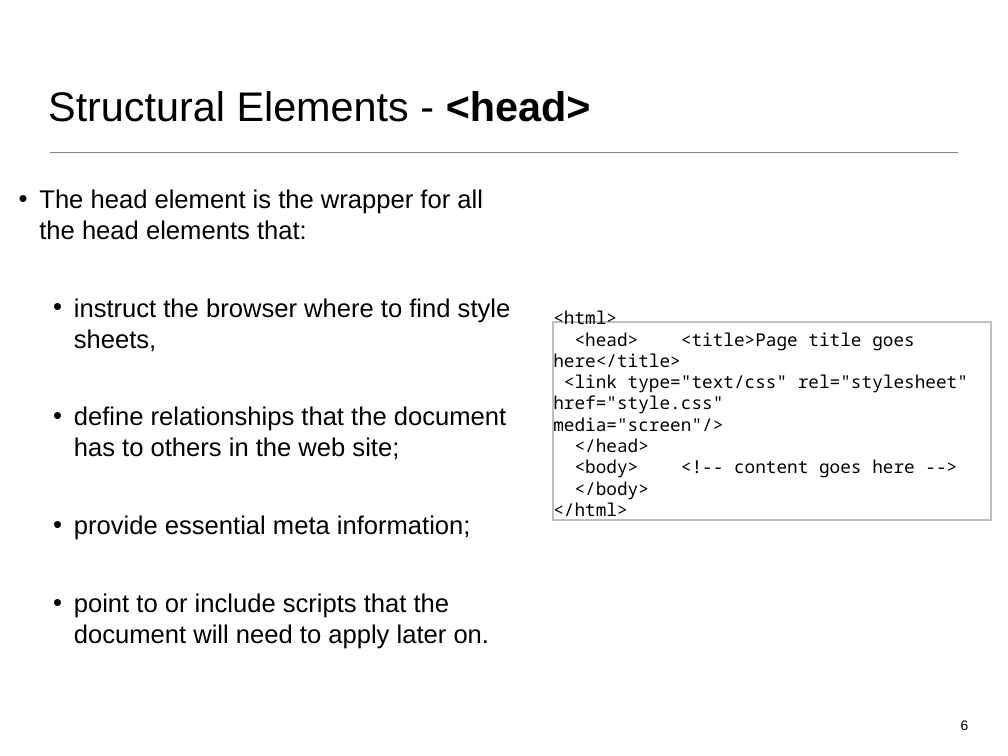
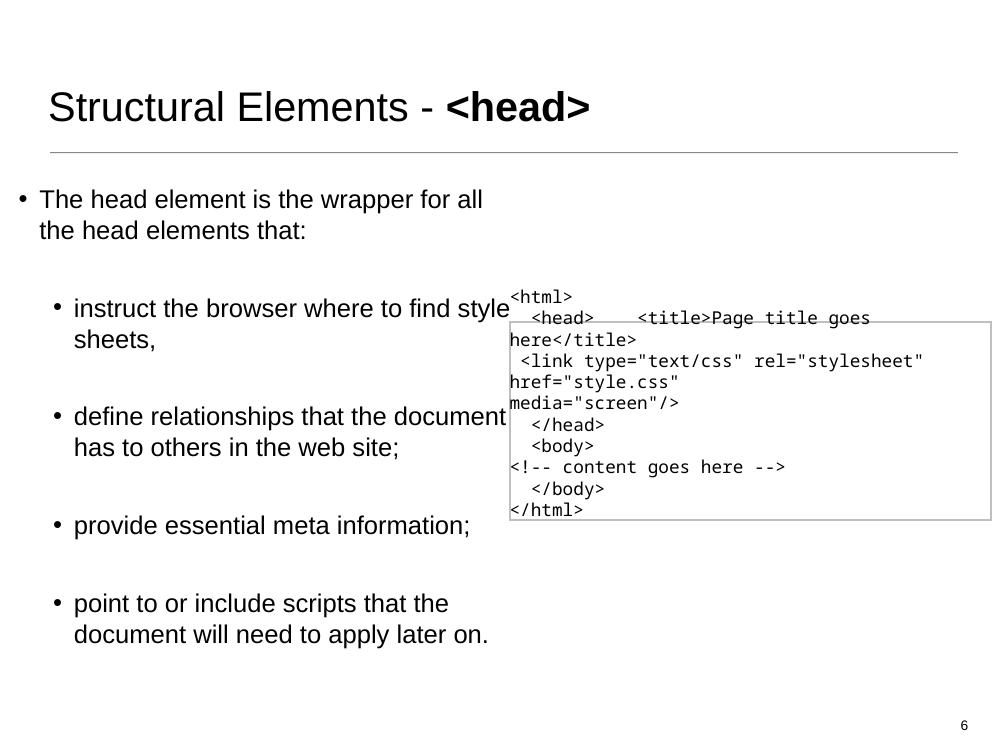
Before and after one commit to wit-web-dev-2015/web-dev-1, a slide deck: slide 6 of topic02/talk-1/a-html-elements.ppt. Drawn at 1008x756 pixels with LibreOffice and Linux fonts; fonts in the diff are those of the drawing. Boxes give left, top, right and bottom in pixels: in the first picture for what was removed or moved away, otherwise in the second. Text is boxed around its words. In the diff, an @@ line names an element or a change of style, - is before the commit and + after.

```diff
--- a/topic02/talk-1/a-html-elements.ppt
+++ b/topic02/talk-1/a-html-elements.ppt
@@ rectangle "<html>": place and size @@
-rectangle "<html>" at bbox=[554, 323, 992, 520]
+rectangle "<html>" at bbox=[510, 323, 992, 520]
@@ text in rectangle at bbox=[531, 438, 744, 478]: text changed @@
-<body> <!-- content goes here -->
+<body>
+<!-- content goes here -->
```
Also in this commit, not shown: 3 other slides changed, 12 other files.
